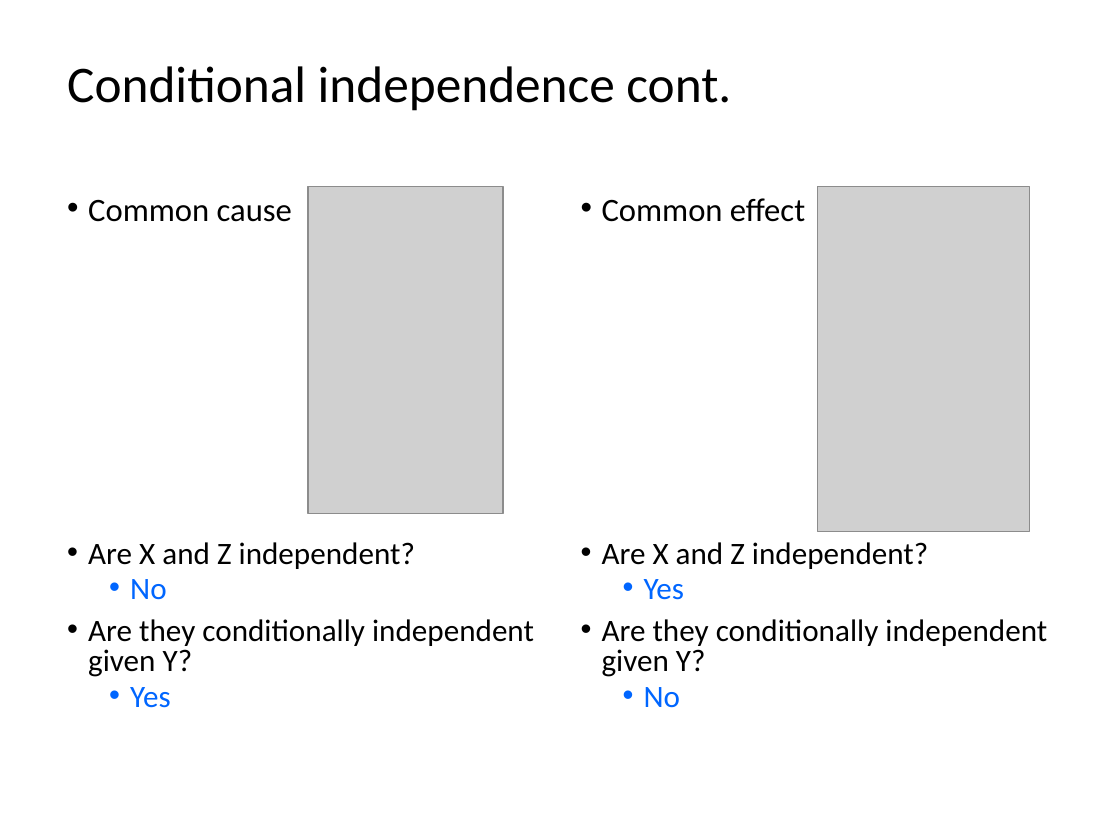
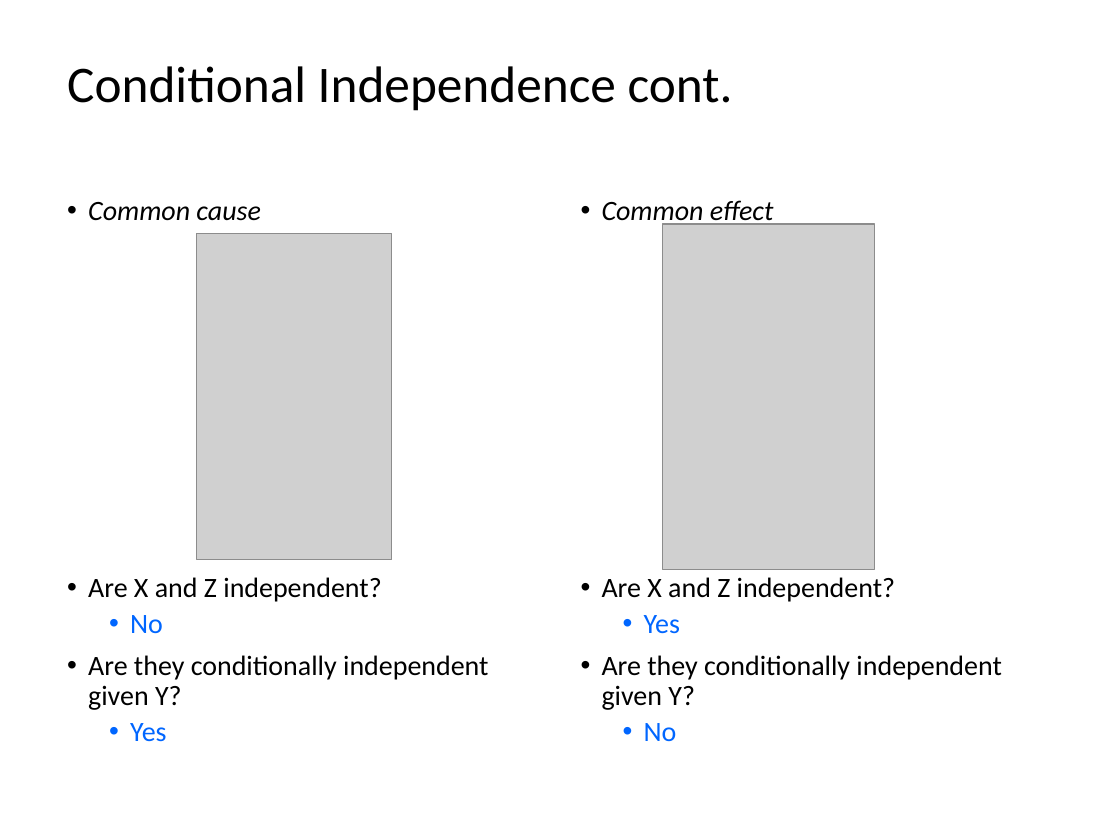
Before and after one commit to mhahsler/CS7320-AI, a slide deck: slide 16 of slides/13_bayes_nets.pptx. Drawn at 1120x840 pixels with LibreOffice and Linux fonts; fonts in the diff are those of the drawing; grey boxes stand for pictures. Boxes give left, top, right and bottom in pixels: in the first picture for what was removed or moved away, otherwise in the second. Text is boxed around its words. In the diff, an @@ line names an element or a change of style, - is before the commit and + after.

```diff
--- a/slides/13_bayes_nets.pptx
+++ b/slides/13_bayes_nets.pptx
@@ title at (67,66,733,111): text changed @@
-Conditional independence cont.
+Conditional Independence cont.
@@ text "Common cause" at (88,202,488,742): size 21 to 18 pt, italic on in "Common cause"; size 20 to 18 pt in "Are X and Z independent?", "No", "Are they conditionally independent given Y?", "Yes"; line spacing 0.8 to 0.9 @@
@@ text "Common effect" at (602,200,1001,741): size 21 to 18 pt, italic on in "Common effect"; size 20 to 18 pt in "Are X and Z independent?", "Yes", "Are they conditionally independent given Y?", "No"; line spacing 0.8 to 0.9 @@
@@ picture: place and size @@
-picture at (308,187,503,514)
+picture at (197,233,392,560)
@@ picture: place and size @@
-picture at (818,187,1029,532)
+picture at (663,224,875,569)
```
Also in this commit, not shown: 27 other slides changed, 3 other files.
